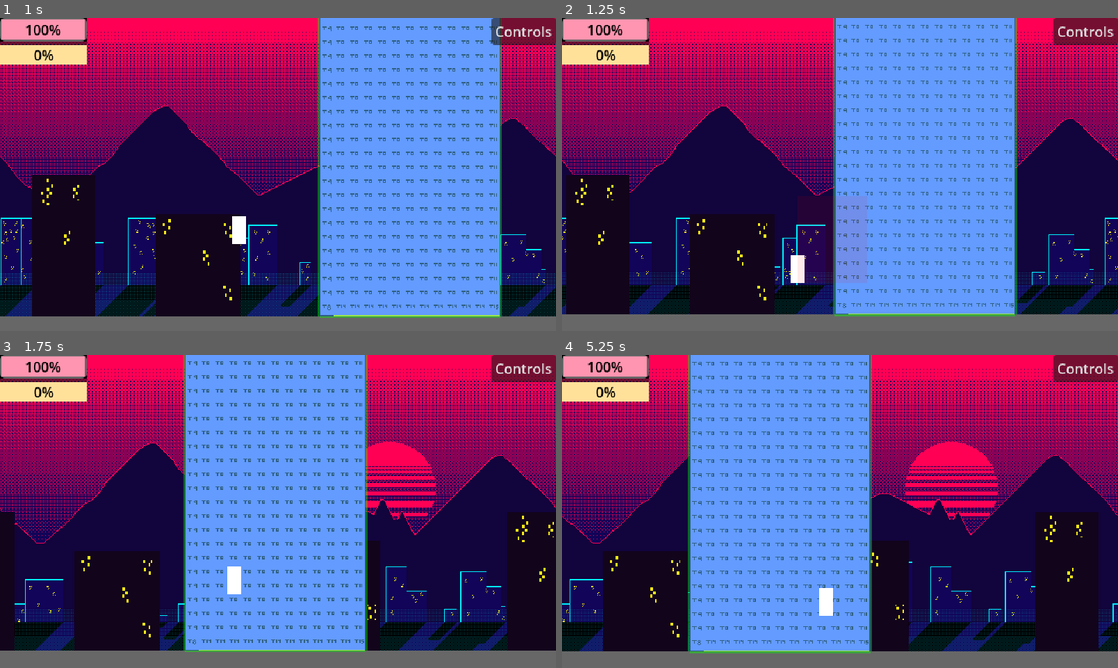
Above: before the commit, frames 1-4 (two rows, left to right).
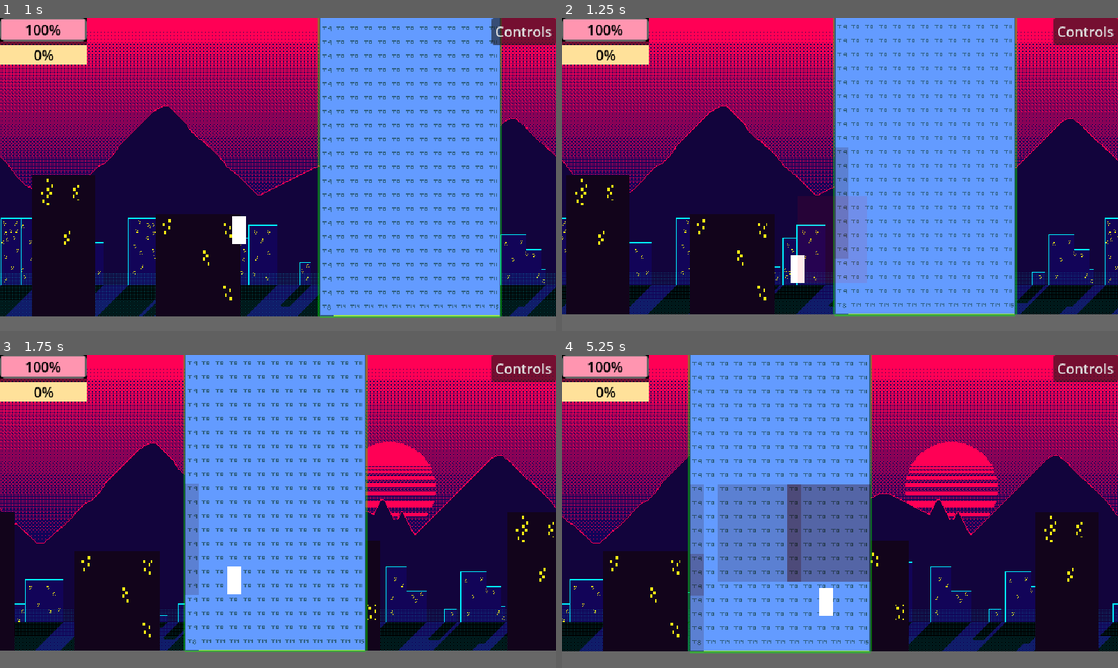
Above: after the commit, the same moments.

Repository: pkfiyah/hangry
Game: Godot game, scene res://levels/prototype.tscn
Two runs of this game, one before a commit and one after it. Both use one fixed random seed, a clock stepped at 60 frames per second and the inputs below.
Inputs:
- Up to frame 1 (1 s): tap Enter (ui_accept) at 0.5, 0.77 s; hold Right (ui_right) from 0.53 s (still down); hold Z from 0.53 s (still down)
- Up to frame 2 (1.25 s): keep holding Right (ui_right); keep holding Z
- Up to frame 3 (1.75 s): keep holding Right (ui_right); release Z at 1.28 s; tap Z at 1.35 s; tap Enter (ui_accept) at 1.52 s
- Up to frame 4 (5.25 s): release Right (ui_right) at 2.03 s; hold Left (ui_left) 2.03-2.78 s; hold Z 2.03-2.78 s; hold Right (ui_right) 2.78-4.28 s; tap Z at 2.85, 4.35 s; tap Enter (ui_accept) at 3.02, 3.77, 4.52 s; hold Z 3.53-4.28 s; hold Left (ui_left) 4.28-5.03 s; hold Right (ui_right) from 5.03 s (still down); hold Z from 5.03 s (still down)

Frame 1 is identical in both runs. In frame 2, 0.7% of the frame differs, in the area x 49-52%, y 41-77%; in frame 3, 0.8%; in frame 4, 9.5%, in the area x 23-56%, y 41-95%.

Commit message:
Make building destruction more visible. structural compromise will now result in collapsing buildings

Diff:
--- a/entities/kaiju/enemy.gd
+++ b/entities/kaiju/enemy.gd
@@ -67,12 +67,12 @@
 		visual.modulate = Color.WHITE
 
 	if current_health <= 0:
-		die()
+		die(true)
 
-func die() -> void:
+func die(award_exp: bool) -> void:
 	var players = get_tree().get_nodes_in_group("player")
 	for player in players:
-		if player.has_method("add_exp"):
+		if player.has_method("add_exp") && award_exp:
 			var exp_val = stats.exp_reward if stats else 10
 			player.add_exp(exp_val)
 	queue_free()
--- a/entities/structures/building_block.gd
+++ b/entities/structures/building_block.gd
@@ -2,6 +2,7 @@
 class_name BuildingBlock
 
 var grid_position: Vector2i
+var max_health: int = 100
 var health: int = 100
 
 signal block_destroyed(cell: Vector2i)
@@ -17,6 +18,12 @@
 var climb_right_enabled: bool = false
 var climb_bottom_enabled: bool = false
 var climb_left_enabled: bool = false
+
+var current_damage_tint: Color = Color.WHITE
+
+var is_falling: bool = false
+var fall_velocity: float = 0.0
+var gravity: float = 580.0 # Default gravity
 
 const TILE_MAP: Dictionary = {
 	0: Vector2(0, 0), # No neighbors (e.g., top-left corner of image)
@@ -38,6 +45,8 @@
 }
 
 func _ready() -> void:
+	set_physics_process(false) # Disable physics process until it needs to fall
+
 	# Make sure the texture is an AtlasTexture and is unique to this instance
 	# so we don't change the region for every block simultaneously.
 	if sprite.texture is AtlasTexture:
@@ -96,9 +105,71 @@
 
 func take_damage(amount: int) -> void:
 	health -= amount
+
 	if health <= 0:
 		destroy()
+	else:
+		_update_damage_visuals()
+
+		# Flash white on hit
+		if is_instance_valid(sprite):
+			sprite.modulate = Color(10, 10, 10, 1)
+			await get_tree().create_timer(0.05).timeout
+			if is_instance_valid(sprite):
+				sprite.modulate = current_damage_tint
+
+func _update_damage_visuals() -> void:
+	var health_percent: float = float(health) / float(max_health)
+	# Darken and slightly tint red as health decreases
+	var shade: float = lerp(0.3, 1.0, health_percent)
+	var red_tint: float = lerp(0.7, 1.0, health_percent)
+
+	current_damage_tint = Color(red_tint, shade, shade, 1.0)
+	if is_instance_valid(sprite):
+		sprite.modulate = current_damage_tint
 
 func destroy() -> void:
-	block_destroyed.emit(grid_position)
+	if not is_falling:
+		block_destroyed.emit(grid_position)
 	queue_free()
+
+func start_falling() -> void:
+	is_falling = true
+	# Disable climb areas so player doesn't try to grab a falling block
+	update_climbable(false, false, false, false)
+	# Also disable the static collision so it doesn't get stuck in the air
+	# The raycast will handle dynamic collision check
+	platform_collision.set_deferred("disabled", true)
+	set_physics_process(true)
+
+func _physics_process(delta: float) -> void:
+	if not is_falling:
+		return
+
+	fall_velocity += gravity * delta
+	var move_dist = fall_velocity * delta
+
+	var space_state = get_world_2d().direct_space_state
+	# Raycast from bottom center of the block downwards
+	var query = PhysicsRayQueryParameters2D.create(global_position + Vector2(0, 8), global_position + Vector2(0, move_dist + 8.0))
+	query.exclude = [self.get_rid()]
+
+	var result = space_state.intersect_ray(query)
+
+	if result:
+		# Align position with surface hit, minus offset
+		global_position.y = result.position.y - 8.0
+
+		# If it hits another block or entity, damage it (but exclude the player)
+		var collider = result.collider
+		if is_instance_valid(collider) and collider.has_method("take_damage") and not collider.is_in_group("player"):
+			collider.take_damage(10) # Fall damage
+
+		# Destroy this falling block upon impact
+		destroy()
+	else:
+		global_position.y += move_dist
+
+	# Despawn if it falls completely out of bounds
+	if global_position.y > 2000.0:
+		queue_free()
--- a/entities/structures/building_generator.gd
+++ b/entities/structures/building_generator.gd
@@ -79,3 +79,49 @@
 		_update_block_state(cell + Vector2i.RIGHT)
 		_update_block_state(cell + Vector2i.DOWN)
 		_update_block_state(cell + Vector2i.LEFT)
+
+		_check_structural_integrity()
+
+func _check_structural_integrity() -> void:
+	var supported_blocks = {}
+	var blocks_to_check = []
+
+	# Initial pass: Find ground blocks (y == -1)
+	for cell in blocks.keys():
+		if cell.y == -1:
+			blocks_to_check.append(cell)
+			supported_blocks[cell] = true
+
+	# BFS to find all connected blocks
+	while blocks_to_check.size() > 0:
+		var current = blocks_to_check.pop_front()
+
+		var neighbors = [
+			current + Vector2i.UP,
+			current + Vector2i.RIGHT,
+			current + Vector2i.DOWN,
+			current + Vector2i.LEFT
+		]
+
+		for neighbor in neighbors:
+			if blocks.has(neighbor) and not supported_blocks.has(neighbor):
+				supported_blocks[neighbor] = true
+				blocks_to_check.append(neighbor)
+
+	# Any block not in supported_blocks should fall
+	var falling_cells = []
+	for cell in blocks.keys():
+		if not supported_blocks.has(cell):
+			falling_cells.append(cell)
+
+	for cell in falling_cells:
+		var block = blocks[cell]
+		blocks.erase(cell)
+
+		_update_block_state(cell + Vector2i.UP)
+		_update_block_state(cell + Vector2i.RIGHT)
+		_update_block_state(cell + Vector2i.DOWN)
+		_update_block_state(cell + Vector2i.LEFT)
+
+		if block.has_method("start_falling"):
+			block.start_falling()
Not shown, changed: export_presets.cfg
